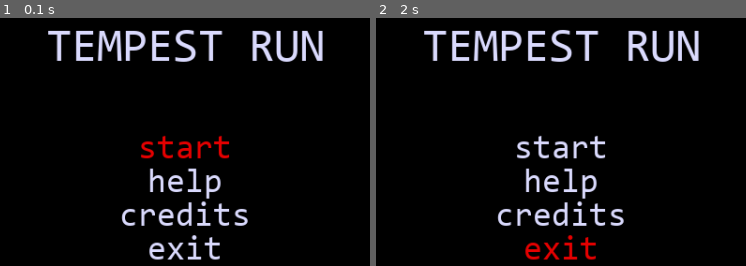
Above: before the commit, frames 1-2 (left to right).
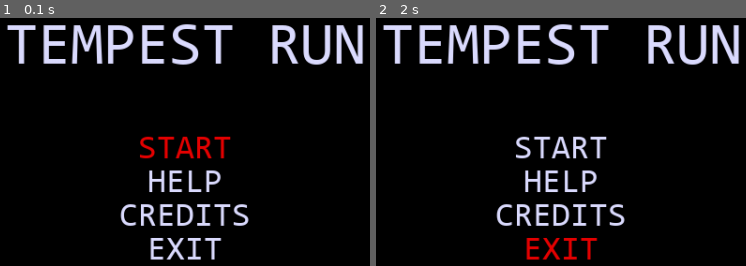
Above: after the commit, the same moments.

Repository: davidpendergast/pygame-summer-team-jam
Game: pygame game, started from main.py
Same seed, same stepped clock (60 frames per second), same inputs: the game is played once before the commit and once after it.
Inputs:
- Up to frame 1 (0.1 s): no input
- Up to frame 2 (2 s): hold Up 0.33-0.8 s; hold Down 0.83-1.13 s; hold Up 1.17-1.53 s; hold Down 1.57-1.93 s; hold Up from 1.97 s (still down)

The runs differ from the first frame. In frame 1, 12% of the frame differs, in the area x 1-99%, y 2-98%; in frame 2, 12%.

Commit message:
grand font unification (all bold, all red / black, consistent sizes)

Diff:
--- a/config.py
+++ b/config.py
@@ -5,8 +5,9 @@
 DISP_TITLE = "TEMPEST RUN"
 
 # FONT SETTINGS
-TITLE_SIZE = 50
+TITLE_SIZE = 64
 OPTION_SIZE = 36
+INFO_SIZE = 24
 
 # DEBUG STUFF
 USE_NEON = True
--- a/gameplay/gamestuff.py
+++ b/gameplay/gamestuff.py
@@ -132,9 +132,9 @@
         for i in range(len(self.options)):
             option_text = self.options[i][0]
             is_selected = i == self.selected_option_idx
-            color = neon.WHITE if not is_selected else neon.ORANGE
+            color = neon.WHITE if not is_selected else neon.RED
 
-            option_surface = self.option_font.render(option_text, True, color)
+            option_surface = self.option_font.render(option_text.upper(), True, color)
             option_size = option_surface.get_size()
             screen.blit(option_surface, dest=(screen_size[0] // 2 - option_size[0] // 2, option_y))
             option_y += option_size[1]
--- a/main.py
+++ b/main.py
@@ -149,7 +149,7 @@
             is_selected = i == self.selected_option_idx
             color = neon.WHITE if not is_selected else neon.RED
 
-            option_surface = self.option_font.render(option_text, True, color)
+            option_surface = self.option_font.render(option_text.upper(), True, color)
             option_size = option_surface.get_size()
             screen.blit(option_surface, dest=(screen_size[0] // 2 - option_size[0] // 2, option_y))
             option_y += option_size[1]
--- a/menus/help_menu.py
+++ b/menus/help_menu.py
@@ -6,6 +6,7 @@
 import rendering.neon as neon
 import keybinds
 from main import GameMode, GameLoop
+import util.fonts as fonts
 import config
 
 
@@ -26,8 +27,9 @@
         self.n_squares = 25
         self.squares = [self._generate_square() for _ in range(self.n_squares)]  # format -> [x, y, angle, speed]
 
-        self.title_font = pygame.font.Font(pygame.font.get_default_font(), 36)
-        self.option_font = pygame.font.Font(pygame.font.get_default_font(), 24)
+        self.title_font = fonts.get_font(config.TITLE_SIZE)
+        self.option_font = fonts.get_font(config.OPTION_SIZE)
+        self.info_font = fonts.get_font(config.INFO_SIZE)
 
     def _generate_square(self):
         screen_w, screen_h = pygame.display.get_surface().get_size()
@@ -58,8 +60,8 @@
 
     def update(self, dt, events):
         for i in self.squares:
-            i[2] += i[3]
-            i[1] -= abs(i[3])
+            i[2] += i[3] * dt * 100
+            i[1] -= abs(i[3]) * dt  * 100
         self.squares = [s for s in self.squares if s[1] > -50]  # purge squares that fell off the top of the screen
 
         while len(self.squares) < self.n_squares:
@@ -83,7 +85,7 @@
         for i in self.squares:
             pygame.draw.lines(screen, (0, 255, 0), True, self.get_square_points(i[0], i[1], i[2]))
         screen_size = screen.get_size()
-        title_surface = self.title_font.render('Help', False, neon.WHITE)
+        title_surface = self.title_font.render('HELP', False, neon.WHITE)
 
         title_size = title_surface.get_size()
         title_y = screen_size[1] // 4 - title_size[1] // 2
@@ -105,8 +107,8 @@
                     msg = 'how to turn sounds on or off'
                 elif i == 3:
                     msg = 'Press ESCAPE to Go Back'
-            option_surface = self.option_font.render(option_text, False, color)
+            option_surface = self.option_font.render(option_text.upper(), False, color)
             option_size = option_surface.get_size()
             screen.blit(option_surface, dest=((screen_size[0] // (len(self.options) + 1)) * (i + 1) - option_size[0] // 2, option_y))
-            msg_surf = self.title_font.render(msg, False, neon.WHITE)
+            msg_surf = self.info_font.render(msg.upper(), False, neon.WHITE)
             screen.blit(msg_surf, msg_surf.get_rect(center=(screen_size[0] // 2, screen_size[1] * 2 / 3)))
--- a/util/fonts.py
+++ b/util/fonts.py
@@ -6,7 +6,7 @@
 
 _path_to_lame_font = "assets/fonts/CONSOLA.TTF"
 _path_to_lame_font_bold = "assets/fonts/CONSOLAB.TTF"
-_path_to_cool_font = "asserts/fonts/VectorBattle-e9XO.ttf"
+_path_to_cool_font = "assets/fonts/VectorBattle-e9XO.ttf"
 
 
 def get_font(size, bold=False):
